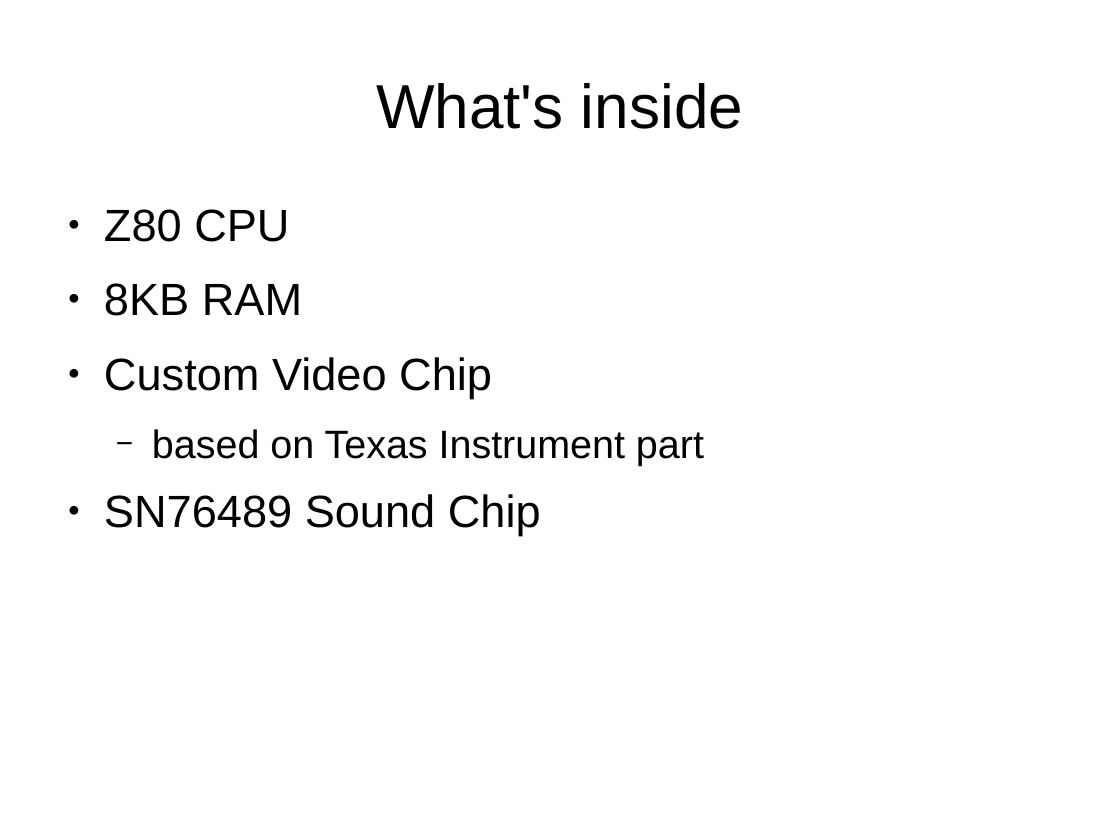
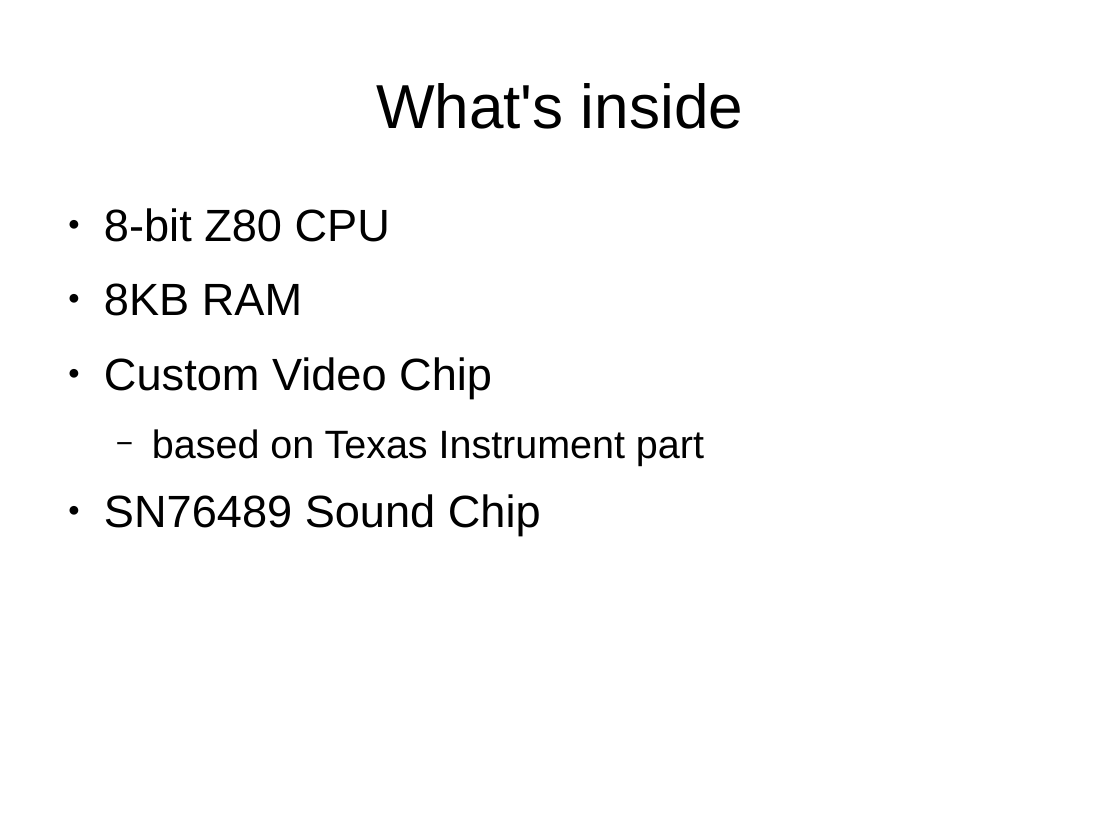
Before and after one commit to mattgodbolt/miracle-sms-emulator, a slide deck: slide 5 of emulating.odp (slide 4 before the commit). Drawn at 1120x840 pixels with LibreOffice and Linux fonts; fonts in the diff are those of the drawing. Boxes give left, top, right and bottom in pixels: in the first picture for what was removed or moved away, otherwise in the second. Text is boxed around its words. In the diff, an @@ line names an element or a change of style, - is before the commit and + after.

```diff
--- a/emulating.odp
+++ b/emulating.odp
@@ text at bbox=[104, 208, 390, 242]: text changed @@
-● Z80 CPU
+● 8-bit Z80 CPU
```
Also in this commit, not shown: 2 other slides changed, 4 slides added, 2 slides removed, 1 other file.
